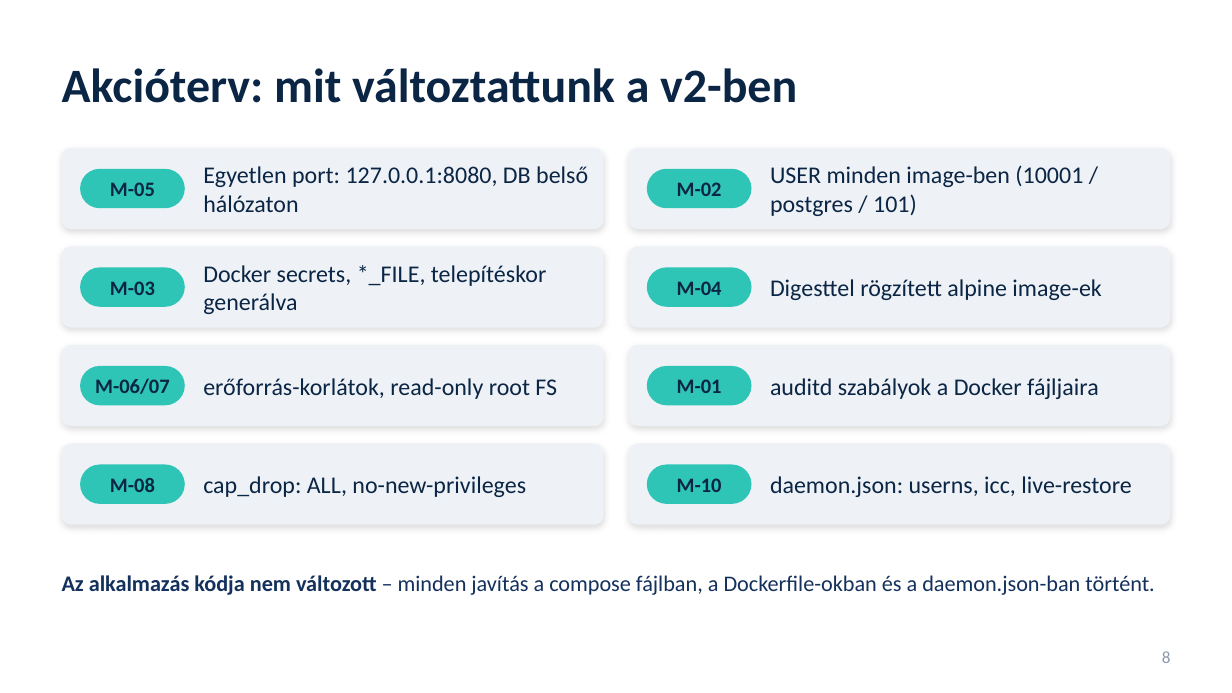
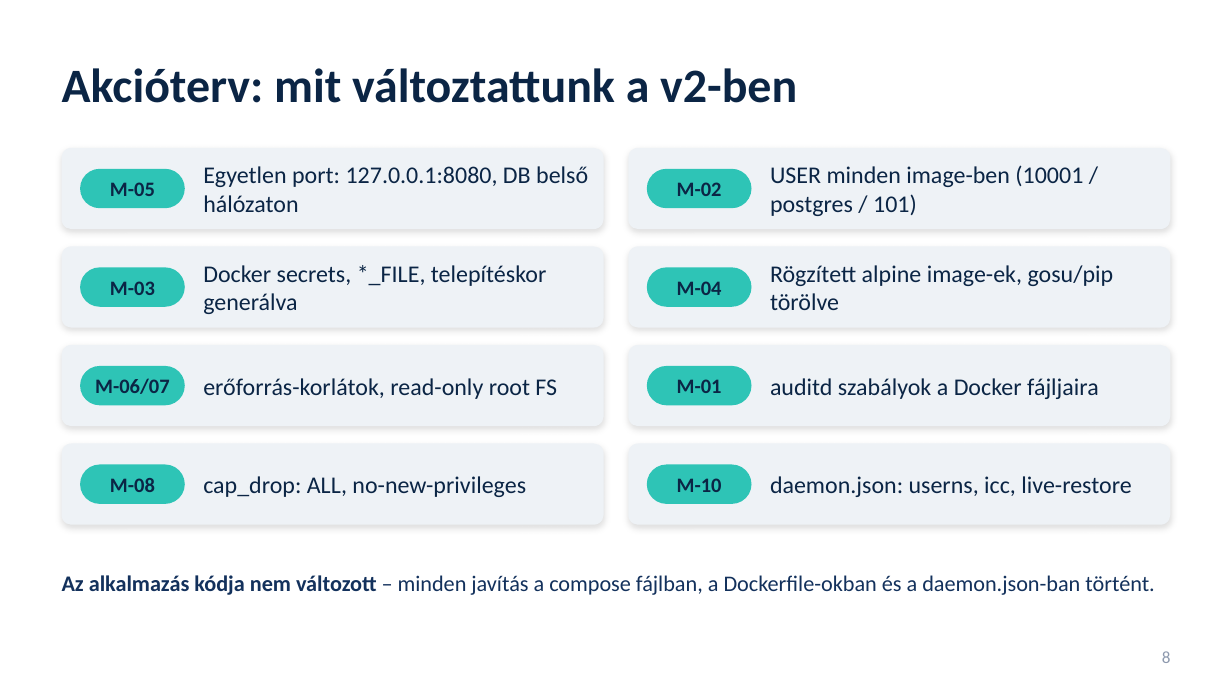
Before and after one commit to MattAnderko/audit-project, a slide deck: slide 8 of docs/prezentacio.pptx. Drawn at 1232x693 pixels with LibreOffice and Linux fonts; fonts in the diff are those of the drawing. Boxes give left, top, right and bottom in pixels: in the first picture for what was removed or moved away, otherwise in the second. Text is boxed around its words. In the diff, an @@ line names an element or a change of style, - is before the commit and + after.

```diff
--- a/docs/prezentacio.pptx
+++ b/docs/prezentacio.pptx
@@ text at bbox=[770, 265, 1114, 310]: text changed @@
-Digesttel rögzített alpine image-ek
+Rögzített alpine image-ek, gosu/pip törölve
```
Also in this commit, not shown: 2 other slides changed, 46 other files.
